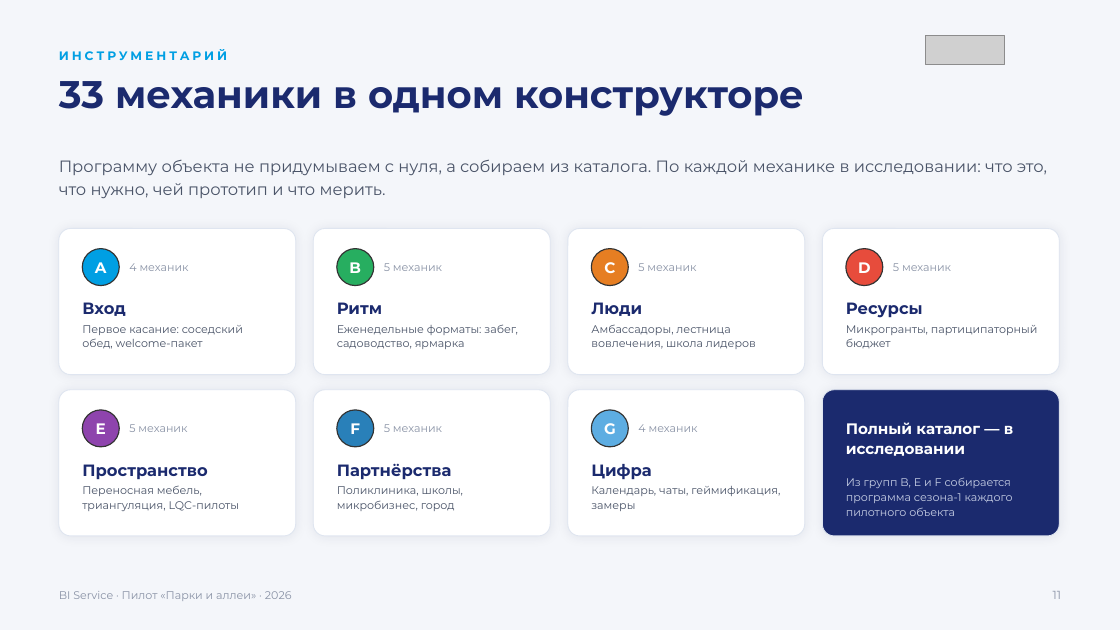
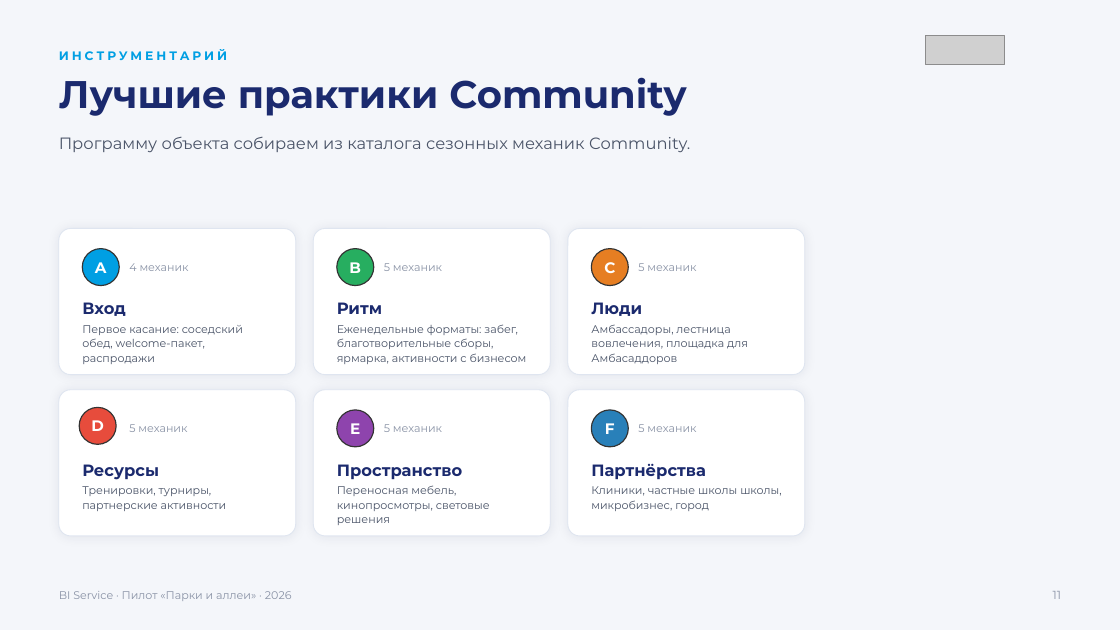
Before and after one commit to jprashkevich/bi-korshiler, a slide deck: slide 20 of docs/research/BIG-Life-park-pilot.pptx (slide 12 before the commit). Drawn at 1120x630 pixels with LibreOffice and Linux fonts; fonts in the diff are those of the drawing; grey boxes stand for pictures. Boxes give left, top, right and bottom in pixels: in the first picture for what was removed or moved away, otherwise in the second. Text is boxed around its words. In the diff, an @@ line names an element or a change of style, - is before the commit and + after.

```diff
--- a/docs/research/BIG-Life-park-pilot.pptx
+++ b/docs/research/BIG-Life-park-pilot.pptx
@@ text at (x1=59, y1=77, x2=686, y2=116): text changed @@
-33 механики в одном конструкторе
+Лучшие практики Community
@@ text at (x1=59, y1=137, x2=690, y2=152): text changed @@
-Программу объекта не придумываем с нуля, а собираем из каталога. По каждой механике в исследовании: что это, что нужно, чей прототип и что мерить.
+Программу объекта собираем из каталога сезонных механик Community.
@@ rounded rectangle removed at (x1=823, y1=229, x2=1060, y2=375) @@
@@ text at (x1=82, y1=325, x2=243, y2=364): text changed @@
-Первое касание: соседский обед, welcome-пакет
+Первое касание: соседский обед, welcome-пакет, распродажи
@@ text at (x1=337, y1=324, x2=527, y2=364): text changed @@
-Еженедельные форматы: забег, садоводство, ярмарка
+Еженедельные форматы: забег, благотворительные сборы, ярмарка, активности с бизнесом
@@ text at (x1=591, y1=325, x2=748, y2=364): text changed @@
-Амбассадоры, лестница вовлечения, школа лидеров
+Амбассадоры, лестница вовлечения, площадка для Амбасаддоров
@@ text removed at (x1=846, y1=325, x2=1037, y2=348) @@
-Микрогранты, партиципаторный бюджет
@@ 2 texts, 1 ellipse moved together from (x1=846, y1=249, x2=923, y2=318) to (x1=79, y1=408, x2=159, y2=480) @@
@@ 4 texts, 2 ellipses moved together from (x1=82, y1=410, x2=452, y2=479) to (x1=337, y1=410, x2=706, y2=479) @@
@@ ellipse removed at (x1=592, y1=410, x2=628, y2=447) @@
@@ text "5 механик" moved from (x1=893, y1=263, x2=951, y2=271) to (x1=638, y1=424, x2=696, y2=432) @@
@@ rounded rectangle removed at (x1=823, y1=390, x2=1060, y2=536) @@
@@ text removed at (x1=604, y1=423, x2=616, y2=434) @@
-G
@@ text removed at (x1=638, y1=424, x2=698, y2=432) @@
-4 механик
@@ text removed at (x1=846, y1=422, x2=1013, y2=456) @@
-Полный каталог — в исследовании
@@ text removed at (x1=591, y1=464, x2=651, y2=479) @@
-Цифра
@@ text removed at (x1=846, y1=477, x2=1013, y2=516) @@
-Из групп B, E и F собирается программа сезона-1 каждого пилотного объекта
@@ text added at (x1=82, y1=486, x2=227, y2=511), 9.5 pt, text #4A5468 @@
+Тренировки, турниры, партнерские активности
@@ text at (x1=337, y1=485, x2=490, y2=525): text changed @@
-Переносная мебель, триангуляция, LQC-пилоты
+Переносная мебель, кинопросмотры, световые решения
@@ text at (x1=591, y1=486, x2=782, y2=511): text changed @@
-Поликлиника, школы, микробизнес, город
+Клиники, частные школы школы, микробизнес, город
@@ text removed at (x1=591, y1=486, x2=780, y2=511) @@
-Календарь, чаты, геймификация, замеры
```
Also in this commit, not shown: 17 other slides changed, 2 slides added, 15 slides removed, 1 other file.
